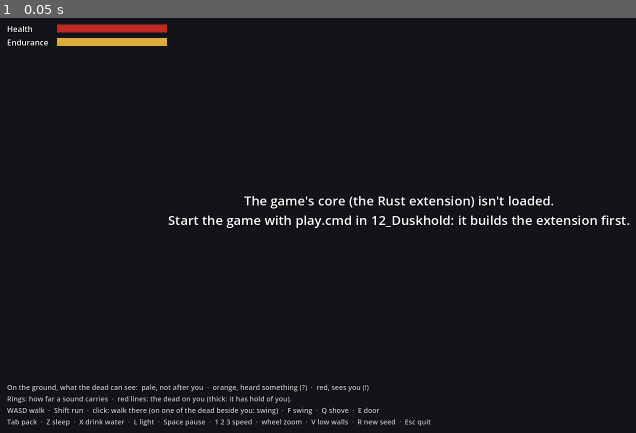
Above: before the commit, frame 1.
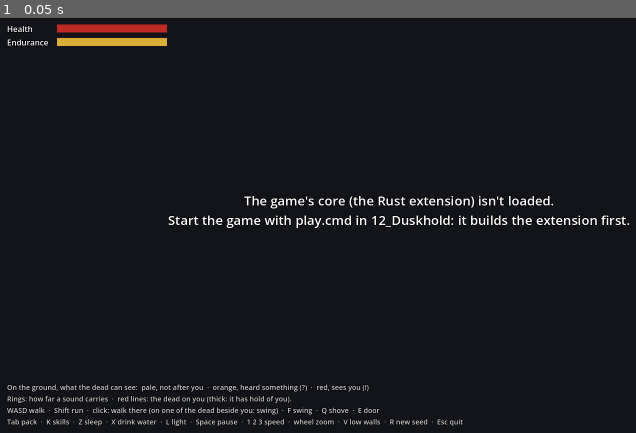
Above: after the commit, the same moment.

Repository: Mossenheimen/Duskhold
Game: Godot game, scene res://main.tscn
Same seed, same stepped clock (60 frames per second), same inputs: the game is played once before the commit and once after it.
Inputs:
- Up to frame 1 (0.05 s): no input

The runs differ from the first frame. In frame 1, 0.6% of the frame differs, in the area x 7-73%, y 96-99%.

Commit message:
Duskhold: skills that grow by real use under risk (build step 5, slice 6)
Blows that land on a foe train the weapon's skill, running with the dead
after you (or heavily loaded) trains Athletics, and bandaging a bleeding
wound trains First Aid. Repeats on the same foe or in the same spot pay
less; every skill rises to 7 freely and three masteries take it to 10.
A level lands blows harder, runs faster and bandages quicker. K shows the
skills panel.

Co-Authored-By: Claude Opus 5.5 <noreply@anthropic.com>

Diff:
--- a/client/hud.gd
+++ b/client/hud.gd
@@ -6,7 +6,7 @@
 const LINE_LIFE := 6.0  # seconds a line of news stays
 const FLASH_LIFE := 0.6
 
-const CONTROLS := "WASD walk  ·  Shift run  ·  click: walk there (on one of the dead beside you: swing)  ·  F swing  ·  Q shove  ·  E door\nTab pack  ·  Z sleep  ·  X drink water  ·  L light  ·  Space pause  ·  1 2 3 speed  ·  wheel zoom  ·  V low walls  ·  R new seed  ·  Esc quit"
+const CONTROLS := "WASD walk  ·  Shift run  ·  click: walk there (on one of the dead beside you: swing)  ·  F swing  ·  Q shove  ·  E door\nTab pack  ·  K skills  ·  Z sleep  ·  X drink water  ·  L light  ·  Space pause  ·  1 2 3 speed  ·  wheel zoom  ·  V low walls  ·  R new seed  ·  Esc quit"
 const LEGEND := "On the ground, what the dead can see:  pale, not after you  ·  orange, heard something (?)  ·  red, sees you (!)\nRings: how far a sound carries  ·  red lines: the dead on you (thick: it has hold of you)."
 
 ## The moodles, by DuskWorld.character_moodles() code: a name for each level, what it does to
@@ -108,7 +108,7 @@
 
 ## The seed, the clock (DuskWorld.clock()), the speed dial (1, 2, 5; more while you sleep).
 func show_state(world_seed: int, clock: PackedInt32Array, speed: int, paused: bool) -> void:
-	_state.text = "DUSKHOLD  ·  build step 5: day and night\n%s  ·  Seed %d  ·  %d×" % [
+	_state.text = "DUSKHOLD  ·  build step 5: skills\n%s  ·  Seed %d  ·  %d×" % [
 		time_of_day(clock), world_seed, speed]
 	_paused.visible = paused
 
--- a/client/main.gd
+++ b/client/main.gd
@@ -10,8 +10,8 @@
 ## start; --zoom=N; --speed=N the speed dial; --data=PATH another data folder (a mod, a test);
 ## --shot=PATH save a picture after --shot-after=SECONDS (default 3) and quit;
 ## --do=S:ACTION,... press swing, shove, door, struggle, drop (the first thing in the pack),
-## sleep, drink (from water) or light S real seconds in; --news print the news too (for
-## --headless); --hour=H start at that hour of the day.
+## sleep, drink (from water), light or skills (the panel) S real seconds in; --news print the
+## news too (for --headless); --hour=H start at that hour of the day.
 
 const MapView = preload("res://map_view.gd")
 const ActorView = preload("res://actor_view.gd")
@@ -21,6 +21,7 @@
 const Threats = preload("res://threats.gd")
 const Bag = preload("res://bag.gd")
 const Litter = preload("res://litter.gd")
+const Skills = preload("res://skills.gd")
 
 ## Zomboid's angle: 30° down, so tiles are 2:1 diamonds, and north up and to the right.
 const CAMERA_PITCH := 30.0
@@ -63,6 +64,9 @@
 const BURNT_OUT := 29
 const NIGHTFALL := 30
 const DAYBREAK := 31
+const SKILL_UP := 32
+const SKILL_AT_CAP := 33
+const MASTERED := 34
 ## What your own timed actions are called, by DuskWorld.actor_actions() kind (5 on).
 const DOING := {5: "Struggling", 6: "Taking", 7: "Dropping", 8: "Bandaging", 9: "Taking it in hand",
 	10: "Putting it away", 11: "Lying down", 12: "Drinking", 13: "Eating", 14: "Drinking",
@@ -87,7 +91,9 @@
 var threats: Threats
 var bag: Bag
 var litter: Litter
+var skills: Skills
 var item_names := PackedStringArray()
+var skill_names := PackedStringArray()
 var hud: Hud
 var camera: Camera3D
 var cursor: MeshInstance3D
@@ -155,6 +161,8 @@
 	add_child(bag)
 	litter = Litter.new()
 	add_child(litter)
+	skills = Skills.new()
+	add_child(skills)
 	_start()
 
 
@@ -183,6 +191,8 @@
 	wound_names = dusk.wound_names()
 	item_names = dusk.item_names()
 	bag.start(dusk)
+	skill_names = dusk.skill_names()
+	skills.start(dusk)
 	part_names = dusk.part_names()
 	last_hurt = ""
 	last_hurt_at = -100
@@ -232,6 +242,7 @@
 	hud.show_body(body, dusk.character_wounds())
 	var doing := _my_action()
 	bag.refresh(doing.x != 0, dead)
+	skills.refresh(dead)
 	litter.show_floors(dusk.floor_items())
 	hud.show_action(DOING.get(doing.x, ""), doing.y / 1000.0)
 	played += delta
@@ -292,6 +303,8 @@
 		_set_speed(2)
 	elif event.is_action_pressed("pack"):
 		bag.toggle()
+	elif event.is_action_pressed("skills"):
+		skills.toggle()
 	elif event.is_action_pressed("low_walls"):
 		low_walls = not low_walls
 		map_view.set_low_walls(low_walls)
@@ -507,6 +520,18 @@
 				hud.say("The sun is going down. Night is coming.")
 			DAYBREAK:
 				hud.say("The sky is lightening. Dawn is coming.")
+			SKILL_UP:
+				if who == me:
+					hud.say("%s rose to level %d.  (K: skills)" % [_skill_name(extra), extra % 100])
+			SKILL_AT_CAP:
+				if who == me:
+					if dusk.masteries_left() > 0:
+						hud.say("%s will rise no further unless you master it (K)." % _skill_name(extra))
+					else:
+						hud.say("%s will rise no further: your masteries are taken." % _skill_name(extra))
+			MASTERED:
+				if who == me:
+					hud.say("You mastered %s: level %d, and on to 10." % [_skill_name(extra), extra % 100])
 
 
 ## Whether actor `i` stands beside you.
@@ -679,6 +704,7 @@
 		"light": [KEY_L],
 		"low_walls": [KEY_V],
 		"pack": [KEY_TAB],
+		"skills": [KEY_K],
 		"restart": [KEY_R],
 		"quit": [KEY_ESCAPE],
 	}
@@ -756,6 +782,8 @@
 				dusk.drink_water()
 			"light":
 				_light_or_douse()
+			"skills":
+				skills.toggle()
 
 
 ## Your own timed action: (its kind, how far through it is out of 1000), or (0, 0).
@@ -770,6 +798,12 @@
 	return item_names[def] if def >= 0 and def < item_names.size() else "something"
 
 
+## A skill's name, from an event's 100 × skill + level.
+func _skill_name(packed: int) -> String:
+	var skill := floori(packed / 100.0)
+	return skill_names[skill] if skill >= 0 and skill < skill_names.size() else "A skill"
+
+
 ## "3 apples" or "the axe", from an event's 1000 × item + count.
 func _items(packed: int) -> String:
 	var count := packed % 1000
--- /dev/null
+++ b/client/skills.gd
@@ -0,0 +1,133 @@
+extends CanvasLayer
+## Your skills (K): each with its level and how far it is toward the next. Skills grow only by
+## real use under real risk (the core decides; this only shows it). A skill at the free cap waits
+## for a mastery: the "Master" button spends one, and the skill goes on to 10.
+
+const RISING := 0
+const AT_CAP := 1
+const MASTERED := 2
+const TOP := 3
+
+const BAR := Color(0.55, 0.72, 0.9)
+const CAPPED := Color(0.95, 0.85, 0.45)
+const GOLD := Color(1.0, 0.78, 0.3)
+
+var _dusk: Node
+var _names := PackedStringArray()
+var _panel: PanelContainer
+var _list: VBoxContainer
+var _shown := PackedInt32Array()
+var _shown_left := -1
+
+
+func _ready() -> void:
+	_panel = PanelContainer.new()
+	var style := StyleBoxFlat.new()
+	style.bg_color = Color(0.05, 0.06, 0.08, 0.72)
+	style.set_content_margin_all(10)
+	style.set_corner_radius_all(4)
+	_panel.add_theme_stylebox_override("panel", style)
+	_list = VBoxContainer.new()
+	_list.add_theme_constant_override("separation", 3)
+	_panel.add_child(_list)
+	add_child(_panel)
+	_panel.set_anchors_and_offsets_preset(Control.PRESET_CENTER_LEFT, Control.PRESET_MODE_MINSIZE, 16)
+	_panel.grow_vertical = Control.GROW_DIRECTION_BOTH
+	_panel.visible = false
+
+
+## A new world: the skills' names come from the core.
+func start(dusk: Node) -> void:
+	_dusk = dusk
+	_names = dusk.skill_names()
+	_shown = PackedInt32Array()
+	_shown_left = -1
+
+
+func toggle() -> void:
+	_panel.visible = not _panel.visible
+
+
+## Each frame: redraw if anything changed (only while it's open).
+func refresh(dead: bool) -> void:
+	if _dusk == null:
+		return
+	if dead:
+		_panel.visible = false
+		return
+	if not _panel.visible:
+		return
+	var skills: PackedInt32Array = _dusk.character_skills()
+	var left: int = _dusk.masteries_left()
+	if skills == _shown and left == _shown_left:
+		return
+	_shown = skills
+	_shown_left = left
+	_draw(skills, left)
+
+
+func _draw(skills: PackedInt32Array, left: int) -> void:
+	for child in _list.get_children():
+		child.queue_free()
+	var title := _label("Skills  ·  masteries left: %d" % left, 17)
+	_list.add_child(title)
+	var hint := _label("They grow by real use under real risk.", 12)
+	hint.modulate = Color(1, 1, 1, 0.7)
+	_list.add_child(hint)
+	for i in range(0, skills.size() - 2, 3):
+		var skill := floori(i / 3.0)
+		var level := skills[i]
+		var progress := skills[i + 1]
+		var state := skills[i + 2]
+		var row := HBoxContainer.new()
+		row.add_theme_constant_override("separation", 8)
+		_list.add_child(row)
+		var called := _label(_names[skill] if skill < _names.size() else "?", 15)
+		called.custom_minimum_size = Vector2(90, 0)
+		row.add_child(called)
+		var number := _label(str(level), 15)
+		number.custom_minimum_size = Vector2(22, 0)
+		row.add_child(number)
+		var colour := CAPPED if state == AT_CAP else (GOLD if state in [MASTERED, TOP] else BAR)
+		row.add_child(_bar(progress / 1000.0, colour))
+		match state:
+			AT_CAP:
+				if left > 0:
+					var button := Button.new()
+					button.text = "Master"
+					button.add_theme_font_size_override("font_size", 13)
+					button.focus_mode = Control.FOCUS_NONE  # keys stay with the game
+					button.pressed.connect(func() -> void: _dusk.master(skill))
+					row.add_child(button)
+				else:
+					row.add_child(_label("at the cap", 12))
+			MASTERED:
+				row.add_child(_label("mastered", 12))
+			TOP:
+				row.add_child(_label("mastered, at the top", 12))
+		if state != RISING:
+			called.add_theme_color_override("font_color", colour)
+
+
+func _label(text: String, size: int) -> Label:
+	var label := Label.new()
+	label.text = text
+	label.add_theme_font_size_override("font_size", size)
+	return label
+
+
+func _bar(value: float, colour: Color) -> ProgressBar:
+	var bar := ProgressBar.new()
+	bar.custom_minimum_size = Vector2(120, 10)
+	bar.size_flags_vertical = Control.SIZE_SHRINK_CENTER
+	bar.show_percentage = false
+	bar.max_value = 1.0
+	bar.value = value
+	bar.mouse_filter = Control.MOUSE_FILTER_IGNORE
+	var fill := StyleBoxFlat.new()
+	fill.bg_color = colour
+	var back := StyleBoxFlat.new()
+	back.bg_color = Color(0, 0, 0, 0.5)
+	bar.add_theme_stylebox_override("fill", fill)
+	bar.add_theme_stylebox_override("background", back)
+	return bar
Not shown, added: client/skills.gd.uid
Not shown, changed: ARCHITECTURE.md
Not shown, changed: CLAUDE.md
Not shown, changed: crates/dusk-cli/src/main.rs
Not shown, changed: crates/dusk-core/src/actor.rs
Not shown, changed: crates/dusk-core/src/combat.rs
Not shown, changed: crates/dusk-core/src/items.rs
Not shown, changed: crates/dusk-core/src/lib.rs
Not shown, changed: crates/dusk-core/src/needs.rs
Not shown, added: crates/dusk-core/src/skills.rs
Not shown, changed: crates/dusk-core/src/world.rs
Not shown, changed: crates/dusk-core/tests/items.rs
(and 6 more such lines)
